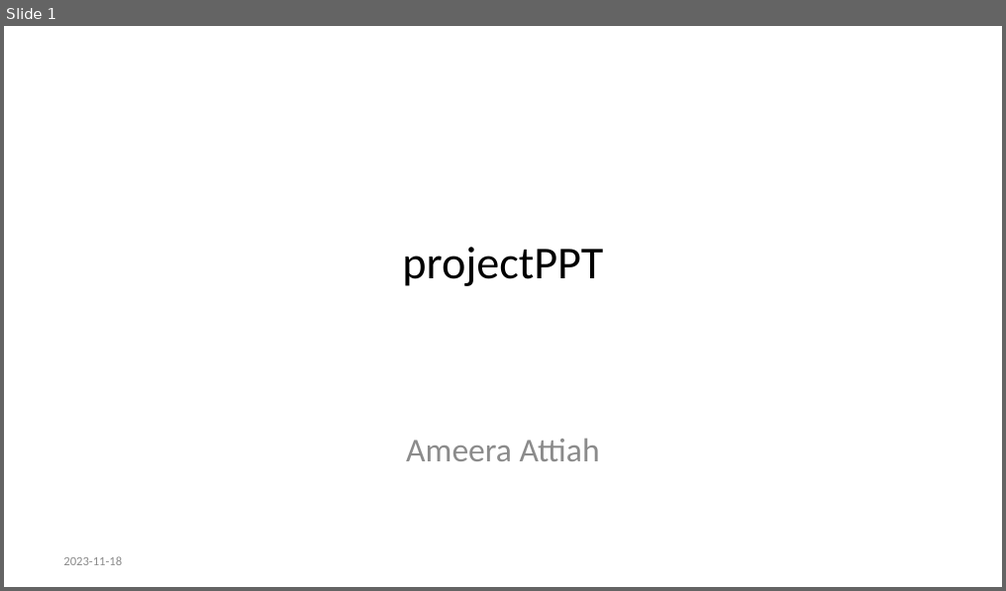
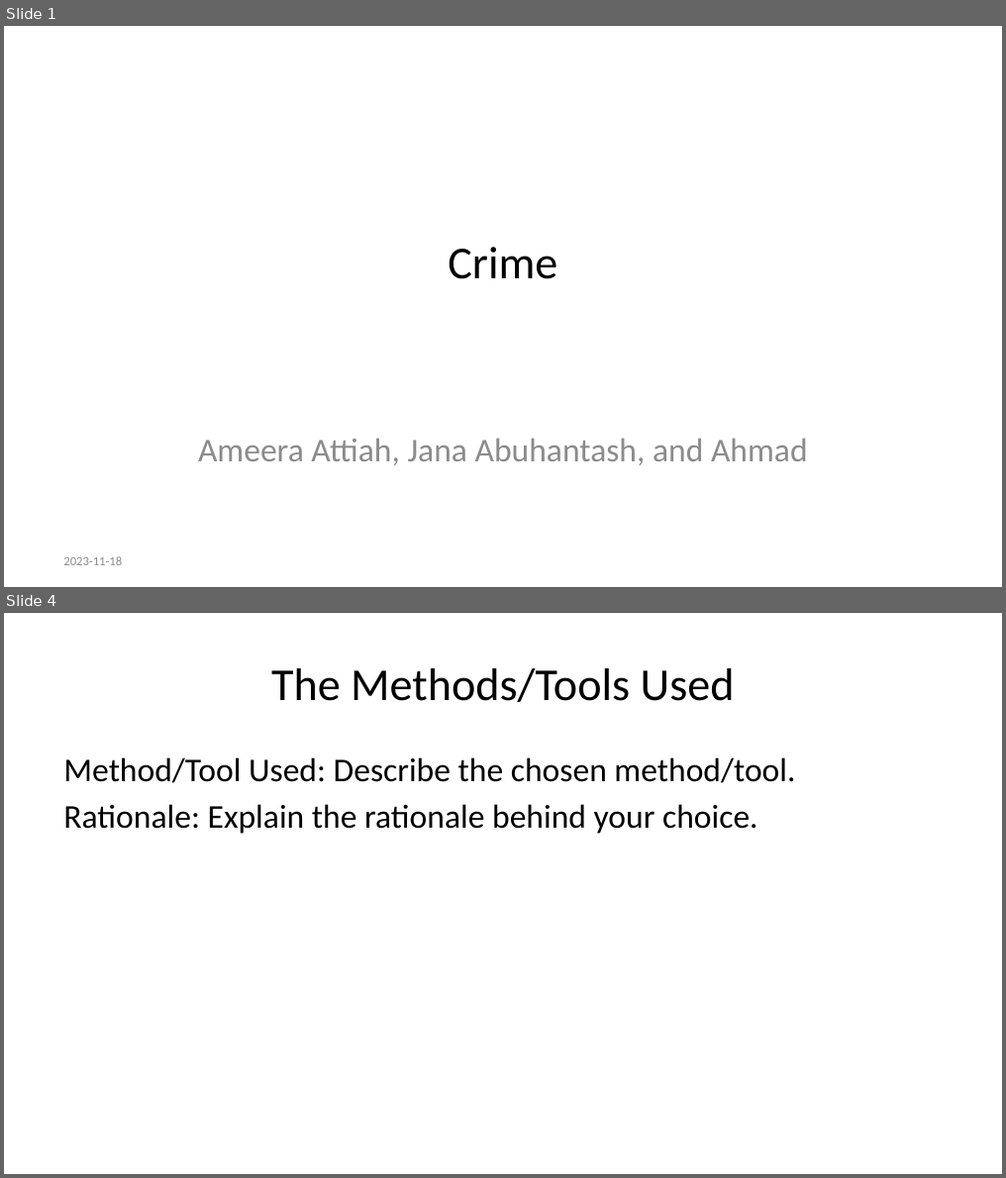
Before and after one commit to ameeraattiah/projectPPT, a slide deck: projectPPT.pptx. Shown one above the other, each under a label of ours: slide 1 before the commit, slides 1 and 4 after it; the slides between them are not shown. The pictures are 1006x591 and 1006x1178 pixels, drawn with LibreOffice and Linux fonts; fonts in the diff are those of the drawing. Boxes give left, top, right and bottom in pixels: in the first picture for what was removed or moved away, otherwise in the second. Text is boxed around its words. In the diff, an @@ line names an element or a change of style, - is before the commit and + after.

```diff
--- a/projectPPT.pptx
+++ b/projectPPT.pptx
@@ slide 4 added at <box>4,613,1002,1174</box>, background #FFFFFF @@
@@ title added at <box>271,668,735,702</box>, 33 pt, text #000000 @@
+The Methods/Tools Used
@@ text added at <box>63,758,795,834</box>, 24 pt, text #000000 @@
+Method/Tool Used: Describe the chosen method/tool.
+Rationale: Explain the rationale behind your choice.
@@ slide 1 changed as well @@
@@ title at <box>448,247,557,279</box>: text changed @@
-projectPPT
+Crime
@@ subtitle at <box>198,438,808,466</box>: text changed @@
-Ameera Attiah
+Ameera Attiah, Jana Abuhantash, and Ahmad
```
Also in this commit, not shown: 1 other slide changed, 3 other slides added, 3 slides removed, 2 other files.
